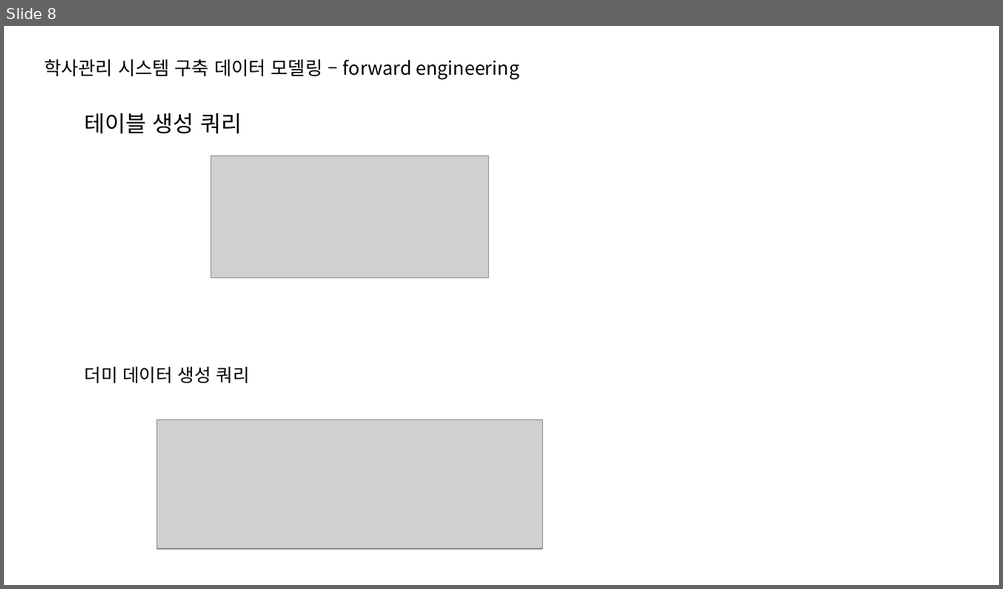
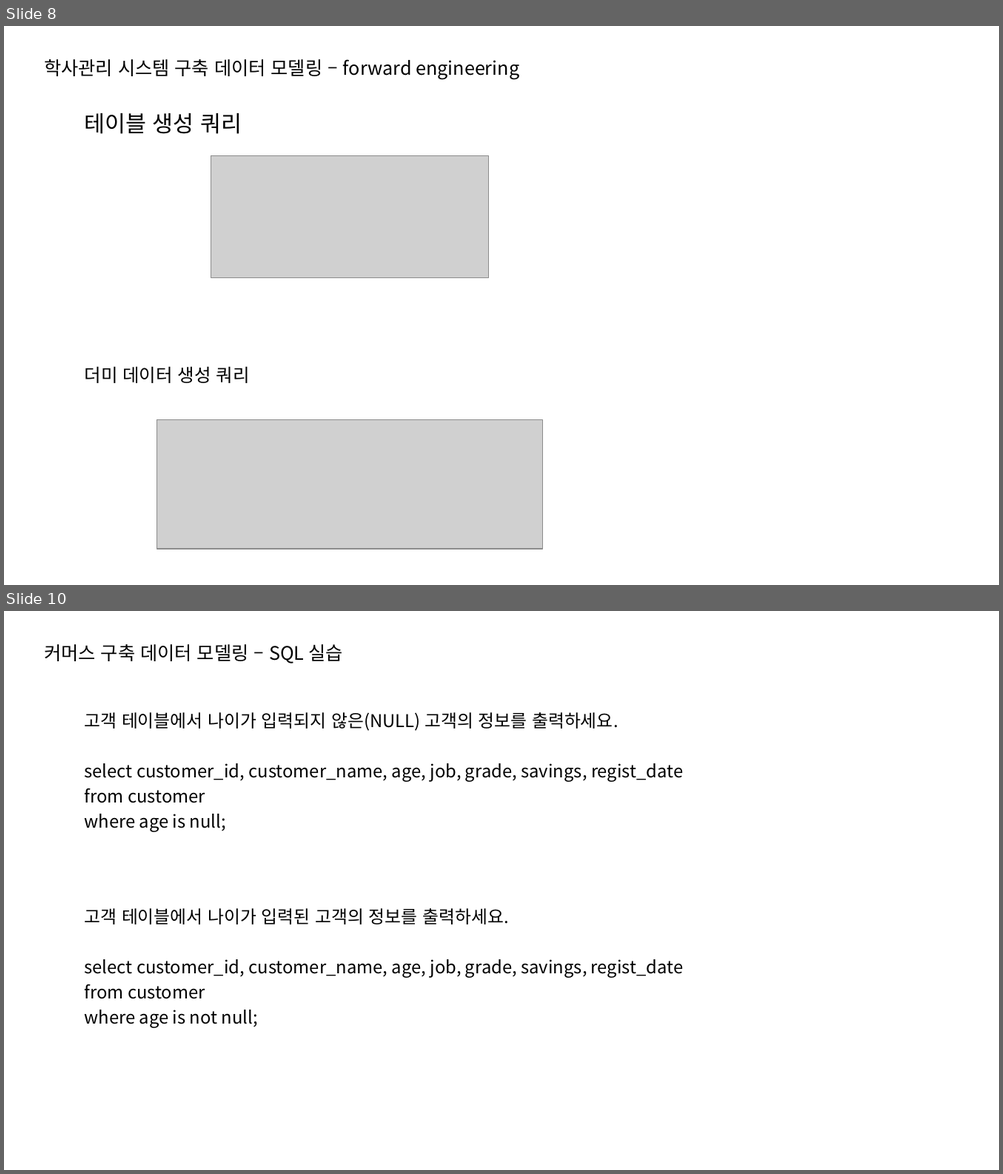
Before and after one commit to intrager/erd-practice, a slide deck: e-commerce/commerce.pptx. Shown one above the other, each under a label of ours: slide 8 before the commit, slides 8 and 10 after it; the slides between them are not shown. The pictures are 1003x589 and 1003x1174 pixels, drawn with LibreOffice and Linux fonts; fonts in the diff are those of the drawing; grey boxes stand for pictures. Boxes give left, top, right and bottom in pixels: in the first picture for what was removed or moved away, otherwise in the second. Text is boxed around its words. In the diff, an @@ line names an element or a change of style, - is before the commit and + after.

```diff
--- a/e-commerce/commerce.pptx
+++ b/e-commerce/commerce.pptx
@@ slide 10 added at box(4, 611, 999, 1170), background #FFFFFF @@
@@ text added at box(44, 644, 342, 664), 18 pt, text #000000 @@
+커머스 구축 데이터 모델링 – SQL 실습
@@ text added at box(85, 712, 683, 832), 17 pt, text #000000 @@
+고객 테이블에서 나이가 입력되지 않은(NULL) 고객의 정보를 출력하세요.
+select customer_id, customer_name, age, job, grade, savings, regist_date
+from customer
+where age is null;
@@ text added at box(84, 908, 683, 1028), 17 pt, text #000000 @@
+고객 테이블에서 나이가 입력된 고객의 정보를 출력하세요.
+select customer_id, customer_name, age, job, grade, savings, regist_date
+from customer
+where age is not null;
```
Also in this commit, not shown: 6 slides changed, 5 other slides added, 7 slides removed.
